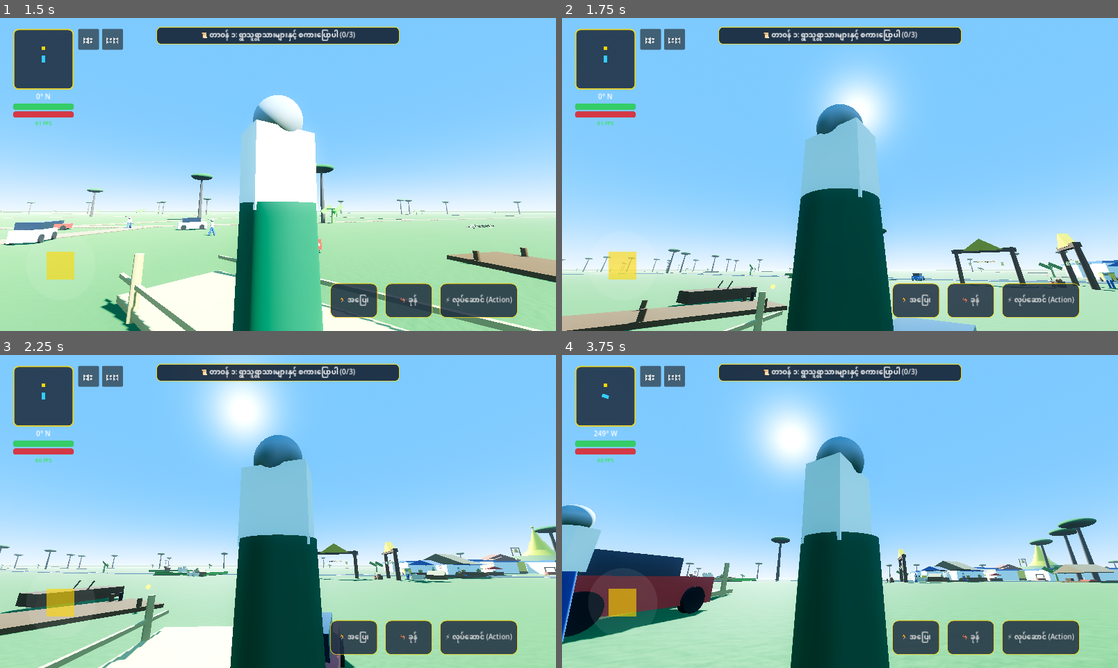
Above: before the commit, frames 1-4 (two rows, left to right).
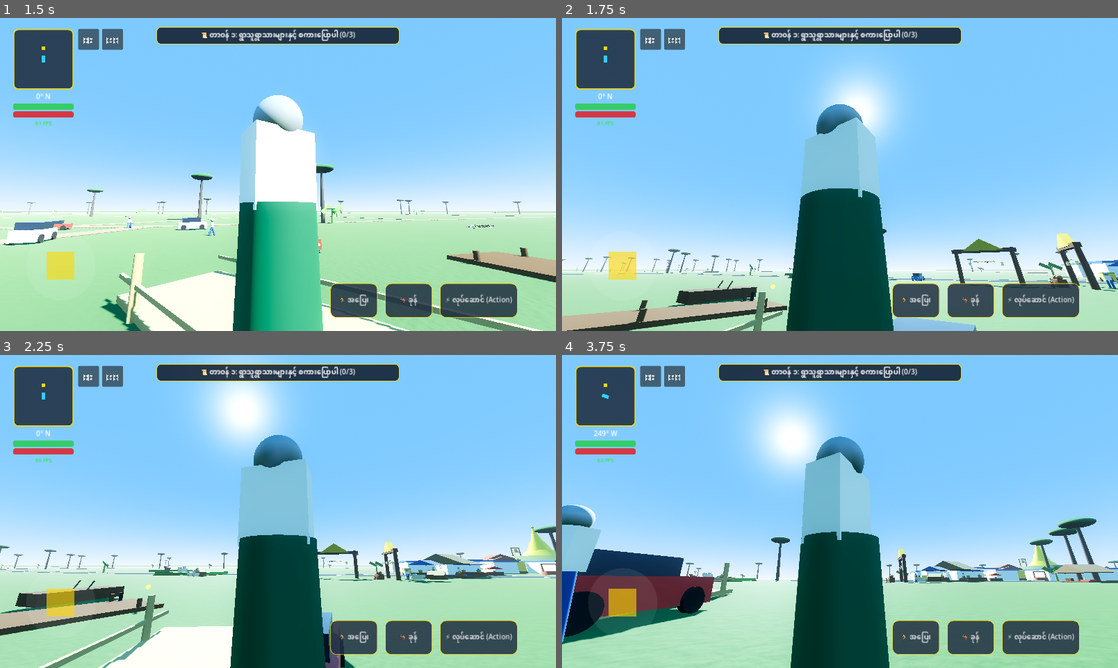
Above: after the commit, the same moments.

Repository: sudohlaingwin/gta-open-world
Game: Godot game, scene res://scenes/main_menu.tscn
The game is run twice, just before and just after one commit, with the same random seed, the same clock (stepped at 60 frames per second) and the same inputs.
Inputs (mouse positions are in pixels of both pictures, inside the frame that each line leads up to):
- Up to frame 1 (1.5 s): click "🎮 အသစ်စတင်မည် (New Game)" at 0.5 s; drag from (66, 274) to (333, 105) at 1.27 s
- Up to frame 2 (1.75 s): no input
- Up to frame 3 (2.25 s): drag from (166, 527) to (250, 574) at 2.02 s
- Up to frame 4 (3.75 s): move the mouse to (895, 442) at 2.77 s; hold Right (ui_right) 2.78-3.5 s; hold Ctrl 2.78-3.5 s; drag from (812, 574) to (673, 464) at 3.52 s

Frame 1 is identical in both runs. In frame 2, less than 0.1% of the frame differs, in the area x 87-92%, y 82-87%; in frame 3, less than 0.1%, in the area x 67-100%, y 66-72%; in frame 4, less than 0.1%.

Commit message:
Slice 138: Village drinking well and clay water pot stand scale upgrade (4.0m Well, 2.4m Pot Stand)

Diff:
--- a/scenes/village_well.tscn
+++ b/scenes/village_well.tscn
@@ -1,65 +1,65 @@
 [gd_scene load_steps=9 format=3]
 
 [sub_resource type="CylinderShape3D" id="CylinderShape3D_well"]
-height = 2.8
-radius = 1.4
+height = 3.8
+radius = 2.0
 
 [sub_resource type="CylinderMesh" id="CylinderMesh_wall"]
-top_radius = 1.3
-bottom_radius = 1.35
-height = 0.9
+top_radius = 1.9
+bottom_radius = 2.0
+height = 1.2
 
 [sub_resource type="StandardMaterial3D" id="StandardMaterial3D_brick"]
 albedo_color = Color(0.65, 0.28, 0.18, 1)
 roughness = 0.9
 
 [sub_resource type="CylinderMesh" id="CylinderMesh_water"]
-top_radius = 1.1
-bottom_radius = 1.1
-height = 0.1
+top_radius = 1.6
+bottom_radius = 1.6
+height = 0.15
 
 [sub_resource type="StandardMaterial3D" id="StandardMaterial3D_water"]
 albedo_color = Color(0.1, 0.4, 0.65, 0.85)
 roughness = 0.1
 
 [sub_resource type="BoxMesh" id="BoxMesh_post"]
-size = Vector3(0.15, 2.4, 0.15)
+size = Vector3(0.22, 3.4, 0.22)
 
 [sub_resource type="StandardMaterial3D" id="StandardMaterial3D_post_wood"]
 albedo_color = Color(0.35, 0.22, 0.12, 1)
 
 [sub_resource type="BoxMesh" id="BoxMesh_cross"]
-size = Vector3(2.6, 0.15, 0.15)
+size = Vector3(3.8, 0.22, 0.22)
 
 [node name="VillageWell" type="StaticBody3D"]
 
 [node name="CollisionShape3D" type="CollisionShape3D" parent="."]
-transform = Transform3D(1, 0, 0, 0, 1, 0, 0, 0, 1, 0, 1.4, 0)
+transform = Transform3D(1, 0, 0, 0, 1, 0, 0, 0, 1, 0, 1.9, 0)
 shape = SubResource("CylinderShape3D_well")
 
 [node name="VisualMesh" type="Node3D" parent="."]
 
 [node name="Wall" type="MeshInstance3D" parent="VisualMesh"]
-transform = Transform3D(1, 0, 0, 0, 1, 0, 0, 0, 1, 0, 0.45, 0)
+transform = Transform3D(1, 0, 0, 0, 1, 0, 0, 0, 1, 0, 0.6, 0)
 mesh = SubResource("CylinderMesh_wall")
 surface_material_override/0 = SubResource("StandardMaterial3D_brick")
 
 [node name="Water" type="MeshInstance3D" parent="VisualMesh"]
-transform = Transform3D(1, 0, 0, 0, 1, 0, 0, 0, 1, 0, 0.4, 0)
+transform = Transform3D(1, 0, 0, 0, 1, 0, 0, 0, 1, 0, 0.55, 0)
 mesh = SubResource("CylinderMesh_water")
 surface_material_override/0 = SubResource("StandardMaterial3D_water")
 
 [node name="PostL" type="MeshInstance3D" parent="VisualMesh"]
-transform = Transform3D(1, 0, 0, 0, 1, 0, 0, 0, 1, -1.2, 1.2, 0)
+transform = Transform3D(1, 0, 0, 0, 1, 0, 0, 0, 1, -1.8, 1.7, 0)
 mesh = SubResource("BoxMesh_post")
 surface_material_override/0 = SubResource("StandardMaterial3D_post_wood")
 
 [node name="PostR" type="MeshInstance3D" parent="VisualMesh"]
-transform = Transform3D(1, 0, 0, 0, 1, 0, 0, 0, 1, 1.2, 1.2, 0)
+transform = Transform3D(1, 0, 0, 0, 1, 0, 0, 0, 1, 1.8, 1.7, 0)
 mesh = SubResource("BoxMesh_post")
 surface_material_override/0 = SubResource("StandardMaterial3D_post_wood")
 
 [node name="CrossBeam" type="MeshInstance3D" parent="VisualMesh"]
-transform = Transform3D(1, 0, 0, 0, 1, 0, 0, 0, 1, 0, 2.3, 0)
+transform = Transform3D(1, 0, 0, 0, 1, 0, 0, 0, 1, 0, 3.3, 0)
 mesh = SubResource("BoxMesh_cross")
 surface_material_override/0 = SubResource("StandardMaterial3D_post_wood")
--- a/scenes/water_pot_stand.tscn
+++ b/scenes/water_pot_stand.tscn
@@ -1,17 +1,17 @@
 [gd_scene load_steps=6 format=3]
 
 [sub_resource type="BoxShape3D" id="BoxShape3D_pot"]
-size = Vector3(1.6, 1.8, 1.0)
+size = Vector3(2.4, 2.4, 1.4)
 
 [sub_resource type="BoxMesh" id="BoxMesh_stand"]
-size = Vector3(1.4, 0.8, 0.8)
+size = Vector3(2.2, 1.1, 1.1)
 
 [sub_resource type="StandardMaterial3D" id="StandardMaterial3D_wood"]
 albedo_color = Color(0.42, 0.25, 0.12, 1)
 
 [sub_resource type="SphereMesh" id="SphereMesh_pot"]
-radius = 0.26
-height = 0.5
+radius = 0.38
+height = 0.7
 
 [sub_resource type="StandardMaterial3D" id="StandardMaterial3D_clay"]
 albedo_color = Color(0.68, 0.35, 0.22, 1)
@@ -20,22 +20,22 @@
 [node name="WaterPotStand" type="StaticBody3D"]
 
 [node name="CollisionShape3D" type="CollisionShape3D" parent="."]
-transform = Transform3D(1, 0, 0, 0, 1, 0, 0, 0, 1, 0, 0.9, 0)
+transform = Transform3D(1, 0, 0, 0, 1, 0, 0, 0, 1, 0, 1.2, 0)
 shape = SubResource("BoxShape3D_pot")
 
 [node name="VisualMesh" type="Node3D" parent="."]
 
 [node name="Stand" type="MeshInstance3D" parent="VisualMesh"]
-transform = Transform3D(1, 0, 0, 0, 1, 0, 0, 0, 1, 0, 0.4, 0)
+transform = Transform3D(1, 0, 0, 0, 1, 0, 0, 0, 1, 0, 0.55, 0)
 mesh = SubResource("BoxMesh_stand")
 surface_material_override/0 = SubResource("StandardMaterial3D_wood")
 
 [node name="PotLeft" type="MeshInstance3D" parent="VisualMesh"]
-transform = Transform3D(1, 0, 0, 0, 1, 0, 0, 0, 1, -0.35, 0.95, 0)
+transform = Transform3D(1, 0, 0, 0, 1, 0, 0, 0, 1, -0.55, 1.35, 0)
 mesh = SubResource("SphereMesh_pot")
 surface_material_override/0 = SubResource("StandardMaterial3D_clay")
 
 [node name="PotRight" type="MeshInstance3D" parent="VisualMesh"]
-transform = Transform3D(1, 0, 0, 0, 1, 0, 0, 0, 1, 0.35, 0.95, 0)
+transform = Transform3D(1, 0, 0, 0, 1, 0, 0, 0, 1, 0.55, 1.35, 0)
 mesh = SubResource("SphereMesh_pot")
 surface_material_override/0 = SubResource("StandardMaterial3D_clay")
Not shown, changed: COLLAB.md
